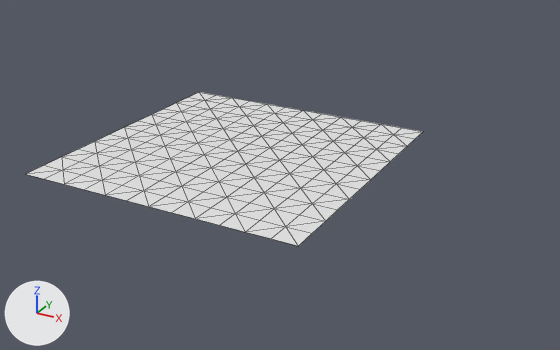
An edit to the OBJ model assets/maps/chunks/terrain_lod1_3_-4.obj, drawn before and after from the same camera.
Rendered twice from a camera (50 mm lens) standing at (280.3, 113.8, 40.5) and looking at (221.7, 220.3, -12.8). Lighting does not change. The marker at lower left points along +X, +Y and +Z. The picture after the commit comes second. Mesh edges are drawn as thin lines. Where no turn or scale is listed for an object, it has been applied to the vertices.

Objects in the first picture: 'terrain_lod1_3_-4'.
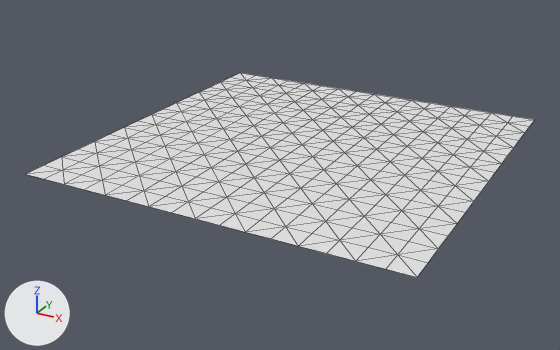
Where the change shows, as pixel boxes (x1, y1, x2, y2) in the pictures (560 x 350 px):
```json
{"object": "terrain_lod1_3_-4", "change": "reshaped", "before": [27, 92, 423, 246], "after": [27, 73, 534, 277], "on screen": "28% wider, 32% taller"}
{"part": 1, "of": "me_terrain_lod1_3__4", "change": "added", "after": [201, 73, 534, 277]}
```

Scene script edits in JSON lines:
```json
{"block": "me_terrain_lod1_3__4", "where": "# used by ob_terrain_lod1_3__4; location = (0.0, 0.0, 0.0)"}
{"op": "remove", "block": "me_terrain_lod1_3__4", "code": "me_terrain_lod1_3__4.from_pydata(...)  # 169 vertices, 288 faces; spans x 192.0..240.0, y 192.0..240.0, z -8.0"}
{"op": "add", "block": "me_terrain_lod1_3__4", "code": "me_terrain_lod1_3__4.from_pydata(...)  # 289 vertices, 512 faces; spans x 192.0..256.0, y 192.0..256.0, z -8.0"}
{"block": "me_terrain_lod1_3__4", "change": "me_terrain_lod1_3__4 part 1"}
{"block": "me_terrain_lod1_3__4", "change": "13 new vertices lie (0.0, 4.0, 0.0) away from vertices in x 192.0..240.0, y 240.0, z -8.0"}
{"block": "me_terrain_lod1_3__4", "change": "14 new vertices lie (4.0, 0.0, 0.0) away from vertices in x 240.0, y 192.0..244.0, z -8.0"}
{"block": "me_terrain_lod1_3__4", "change": "14 new vertices lie (0.0, 4.0, 0.0) away from vertices in x 192.0..244.0, y 244.0, z -8.0"}
{"block": "me_terrain_lod1_3__4", "change": "15 new vertices lie (4.0, 0.0, 0.0) away from vertices in x 244.0, y 192.0..248.0, z -8.0"}
{"block": "me_terrain_lod1_3__4", "change": "15 new vertices lie (0.0, 4.0, 0.0) away from vertices in x 192.0..248.0, y 248.0, z -8.0"}
{"block": "me_terrain_lod1_3__4", "change": "16 new vertices lie (4.0, 0.0, 0.0) away from vertices in x 248.0, y 192.0..252.0, z -8.0"}
{"block": "me_terrain_lod1_3__4", "change": "16 new vertices lie (0.0, 4.0, 0.0) away from vertices in x 192.0..252.0, y 252.0, z -8.0"}
{"block": "me_terrain_lod1_3__4", "change": "17 new vertices lie (4.0, 0.0, 0.0) away from vertices in x 252.0, y 192.0..256.0, z -8.0"}
{"block": "me_terrain_lod1_3__4", "change": "224 new faces join them"}
```
